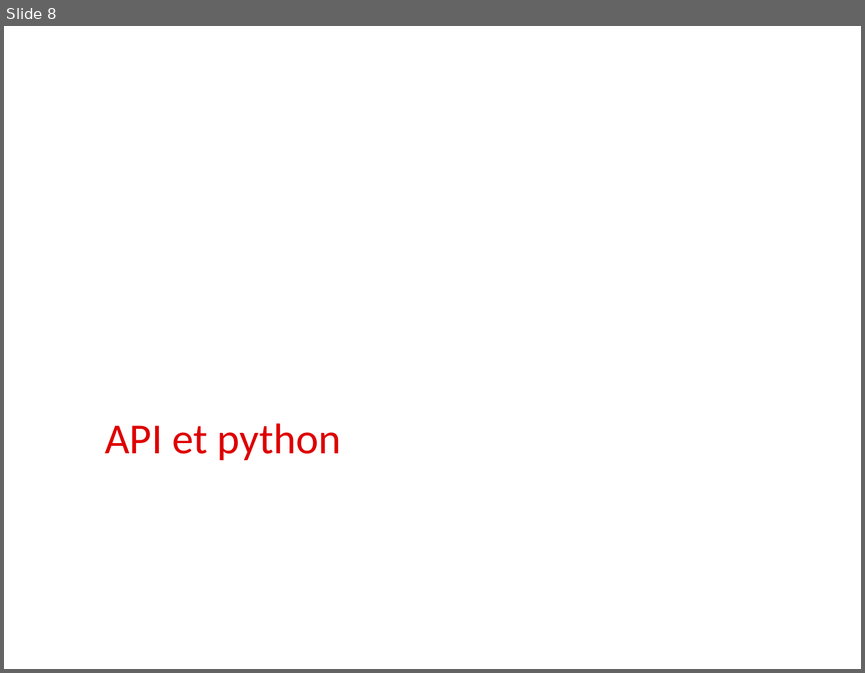
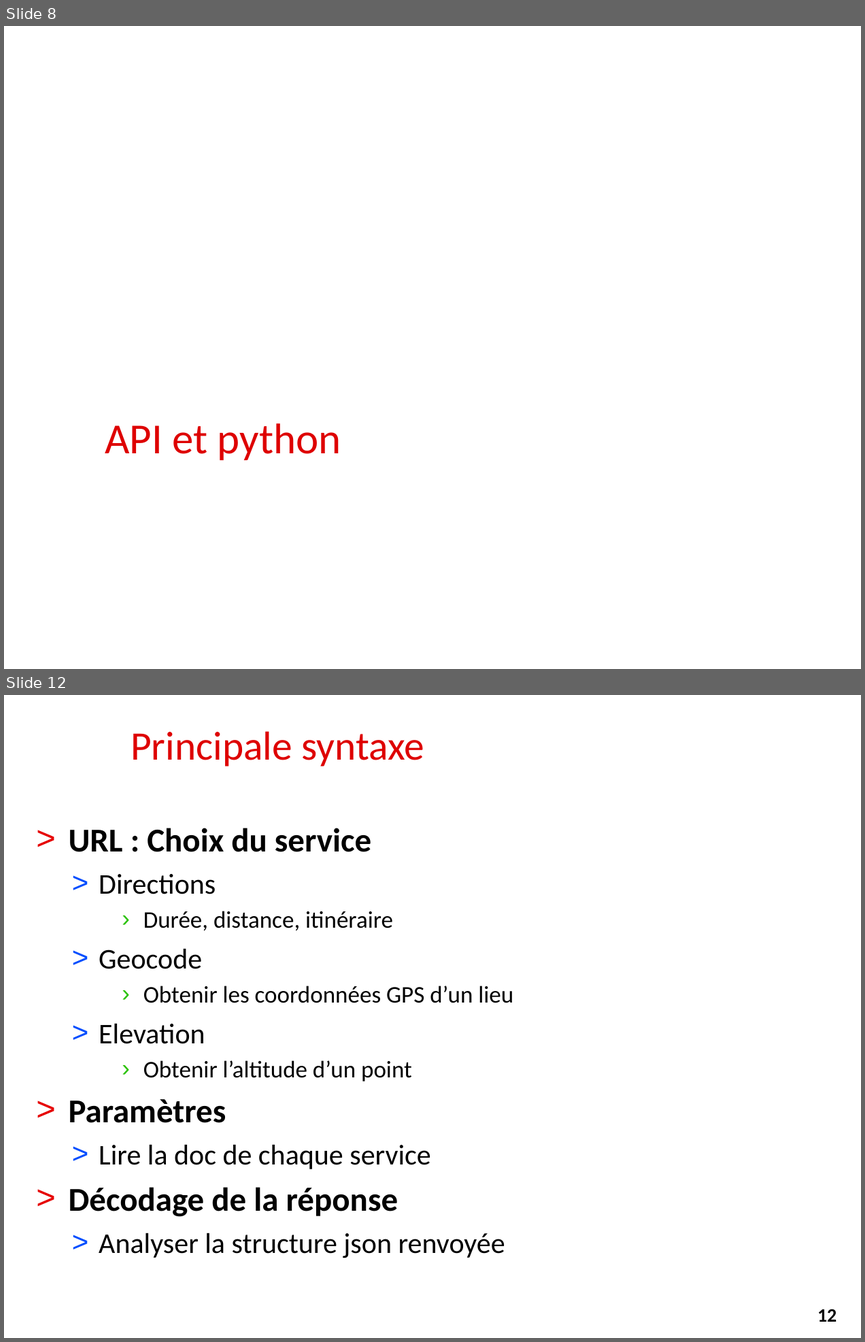
Before and after one commit to alemaitr/python_opendata_l2, a slide deck: cours3.pptx. Shown one above the other, each under a label of ours: slide 8 before the commit, slides 8 and 12 after it; the slides between them are not shown. The pictures are 865x673 and 865x1342 pixels, drawn with LibreOffice and Linux fonts; fonts in the diff are those of the drawing; background and template pictures are left out. Boxes give left, top, right and bottom in pixels: in the first picture for what was removed or moved away, otherwise in the second. Text is boxed around its words. In the diff, an @@ line names an element or a change of style, - is before the commit and + after.

Commit message:
Mise à jour Cours 3 Open Route Service

```diff
--- a/cours3.pptx
+++ b/cours3.pptx
@@ slide 12 added at (x1=4, y1=695, x2=861, y2=1338), background #FFFFFF @@
@@ title added at (x1=130, y1=731, x2=424, y2=766), 34 pt, text #DE0000 @@
+Principale syntaxe
@@ text added at (x1=69, y1=828, x2=513, y2=1258), 20 pt, text #000000 @@
+> URL : Choix du service
+  > Directions
+    › Durée, distance, itinéraire
+  > Geocode
+    › Obtenir les coordonnées GPS d’un lieu
+  > Elevation
+    › Obtenir l’altitude d’un point
+> Paramètres
+  > Lire la doc de chaque service
+> Décodage de la réponse
+  > Analyser la structure json renvoyée
@@ page number added at (x1=800, y1=1297, x2=854, y2=1331), fill #FFFFFF, outline #FFFFFF 0.75 pt, 16 pt, text #000000, bold @@
+12
```
Also in this commit, not shown: 4 slides changed, 3 other slides added, 6 slides removed, 1 other file.
